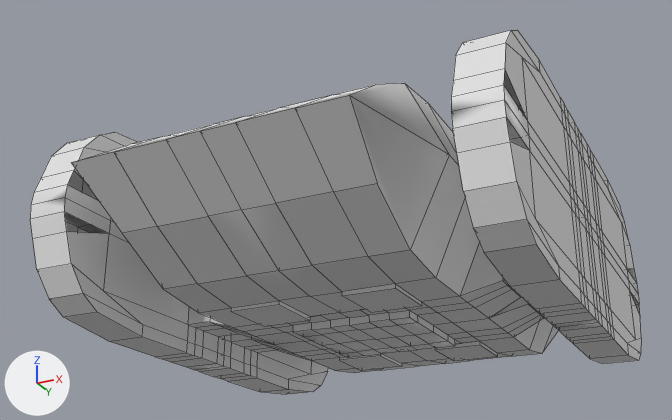
What one commit did to the FBX model Assets/Prefabs/rudy.fbx.
Camera for both pictures: a 50 mm camera at (4.58, -10.25, -3.89) aimed at (-0.34, -0.41, 0.54). The lights are fixed; the arrows at lower left show +X, +Y and +Z. Mesh edges are drawn as thin lines. Vertices at the same position are counted once.
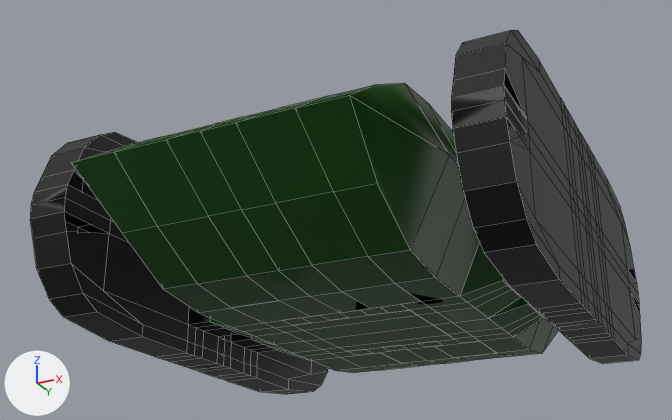
What differs and where, as boxes (x1, y1, x2, y2) in the pictures (672 x 420 px):
part 1 of me_cube_001, cut back
    before: (231, 284, 497, 371)
    after: (232, 284, 496, 367)
part 2 of me_cube_001, recoloured (white to green)
    both: (71, 83, 558, 373)
part 3 of me_cube_001, recoloured (white to black)
    both: (30, 30, 641, 394)

The edits, one by one:
Material 'black' (mat_black) is new.
Its base color is (0.0, 0.0, 0.0) (black #000000).
Material 'green' (mat_green) is new.
Its base color is (0.00221, 0.071, 0.0) (dark green #074b00).
me_cube_001 is used by ob_cube; location (0.0, 0.0, 0.0).
me_cube_001 had 966 vertices, 1016 faces and spanned x -2.69..2.69, y -3.91..3.91, z -1.2..1.2.
me_cube_001 now has 928 vertices, 947 faces and spans x -2.69..2.69, y -3.91..3.91, z -1.2..1.2.
Part 1, on me_cube_001:
51 vertices are removed from x -1.0..1.0, y -1.73..1.73, z -1.09..-1.05.
76 faces are deleted.
8 vertices are added at x -1.01..1.0, y -1.73..1.73, z -1.0.
5 new vertices lie (1.51, 0.0, 0.0) away from vertices in x -0.75, y -0.75..0.75, z -1.0.
8 new faces join them, mat_green (dark green #074b00).
me_cube_001 part 2: 312 faces spanning x -1.88..1.88, y -3.91..3.91, z -1.0..1.09 switch from mat_material (white #e7e7e7) to mat_green (dark green #074b00).
me_cube_001 part 3: 554 faces spanning x -2.69..2.69, y -3.24..3.24, z -1.2..1.2 switch from mat_material (white #e7e7e7) to mat_black (black #000000).
